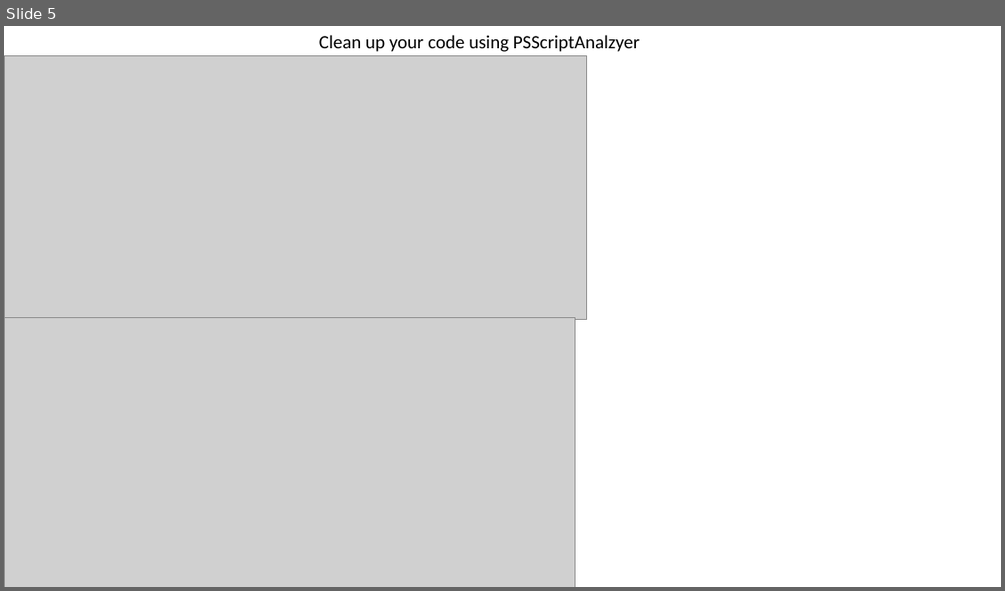
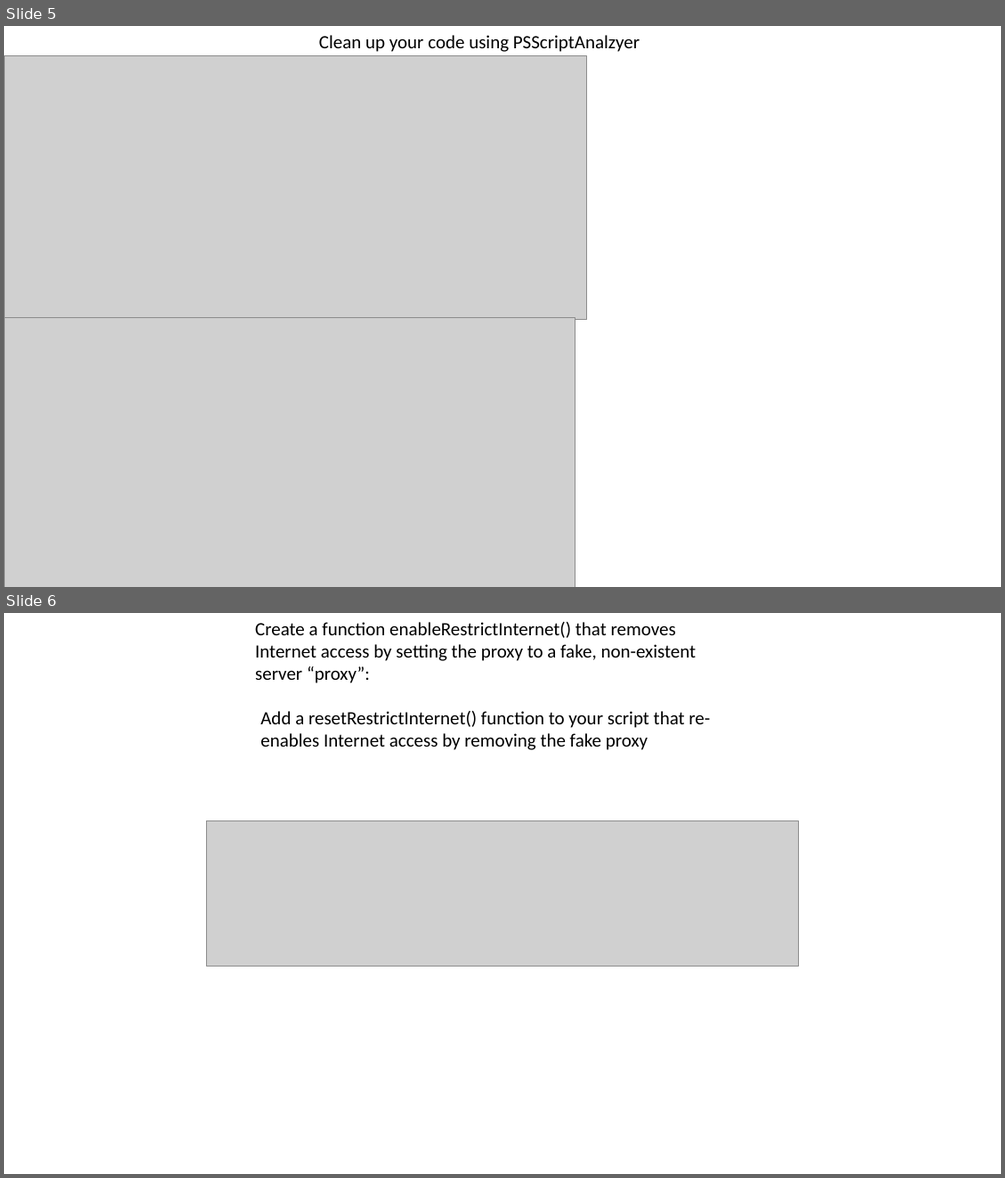
Before and after one commit to CHROME-PLATED-METRO-WOLF/Coit11241-peer-programming, a slide deck: evidence.pptx. Shown one above the other, each under a label of ours: slide 5 before the commit, slides 5 and 6 after it. The pictures are 1005x591 and 1005x1178 pixels, drawn with LibreOffice and Linux fonts; fonts in the diff are those of the drawing; grey boxes stand for pictures. Boxes give left, top, right and bottom in pixels: in the first picture for what was removed or moved away, otherwise in the second. Text is boxed around its words. In the diff, an @@ line names an element or a change of style, - is before the commit and + after.

```diff
--- a/evidence.pptx
+++ b/evidence.pptx
@@ slide 6 added at (4, 613, 1001, 1174), background #FFFFFF @@
@@ text added at (255, 622, 696, 683), 18 pt, text #000000 @@
+Create a function enableRestrictInternet() that removes Internet access by setting the proxy to a fake, non-existent server “proxy”:
@@ text added at (260, 711, 710, 750), 18 pt, text #000000 @@
+Add a resetRestrictInternet() function to your script that re-enables Internet access by removing the fake proxy
@@ picture added at (206, 821, 799, 965) @@
```
Also in this commit, not shown: 1 slide changed, 7 other slides added, 2 other files.
